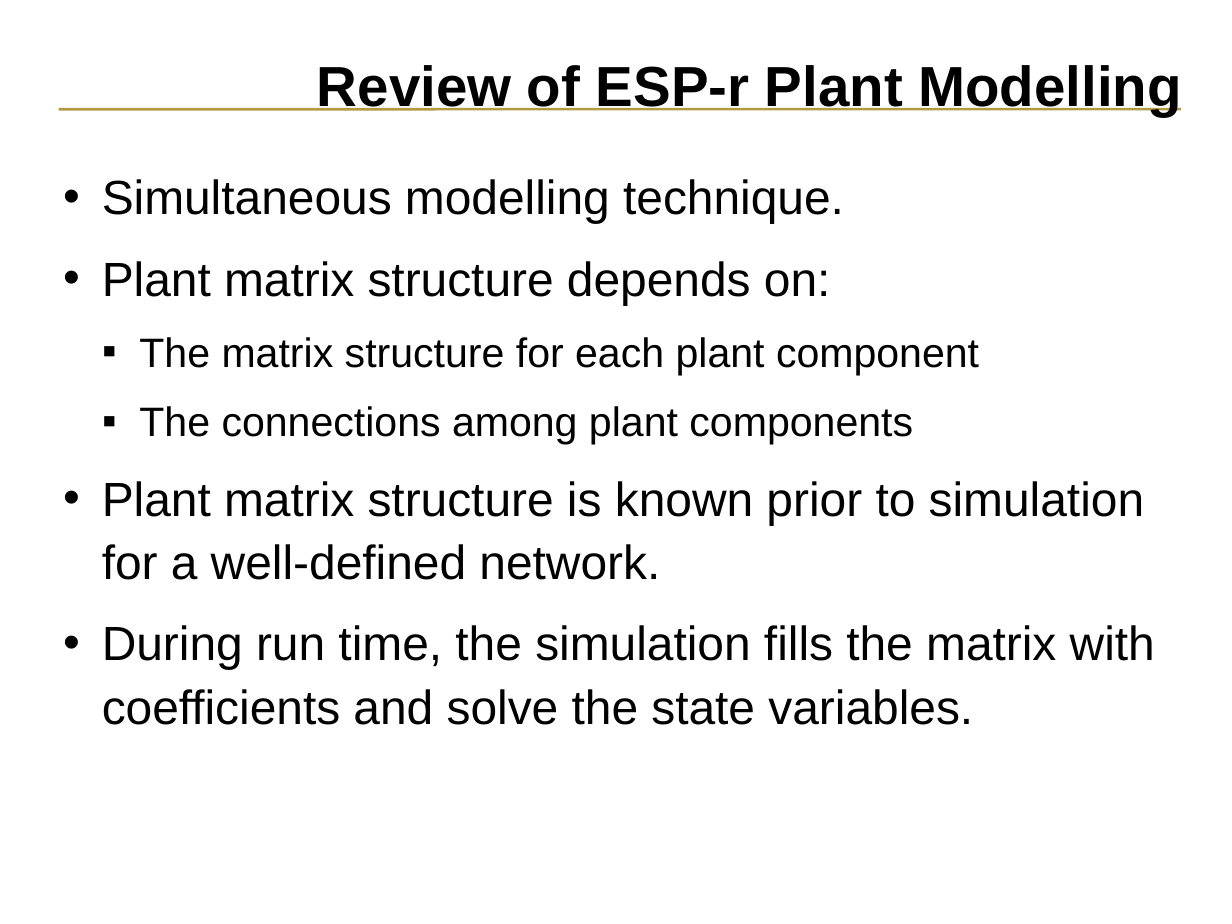
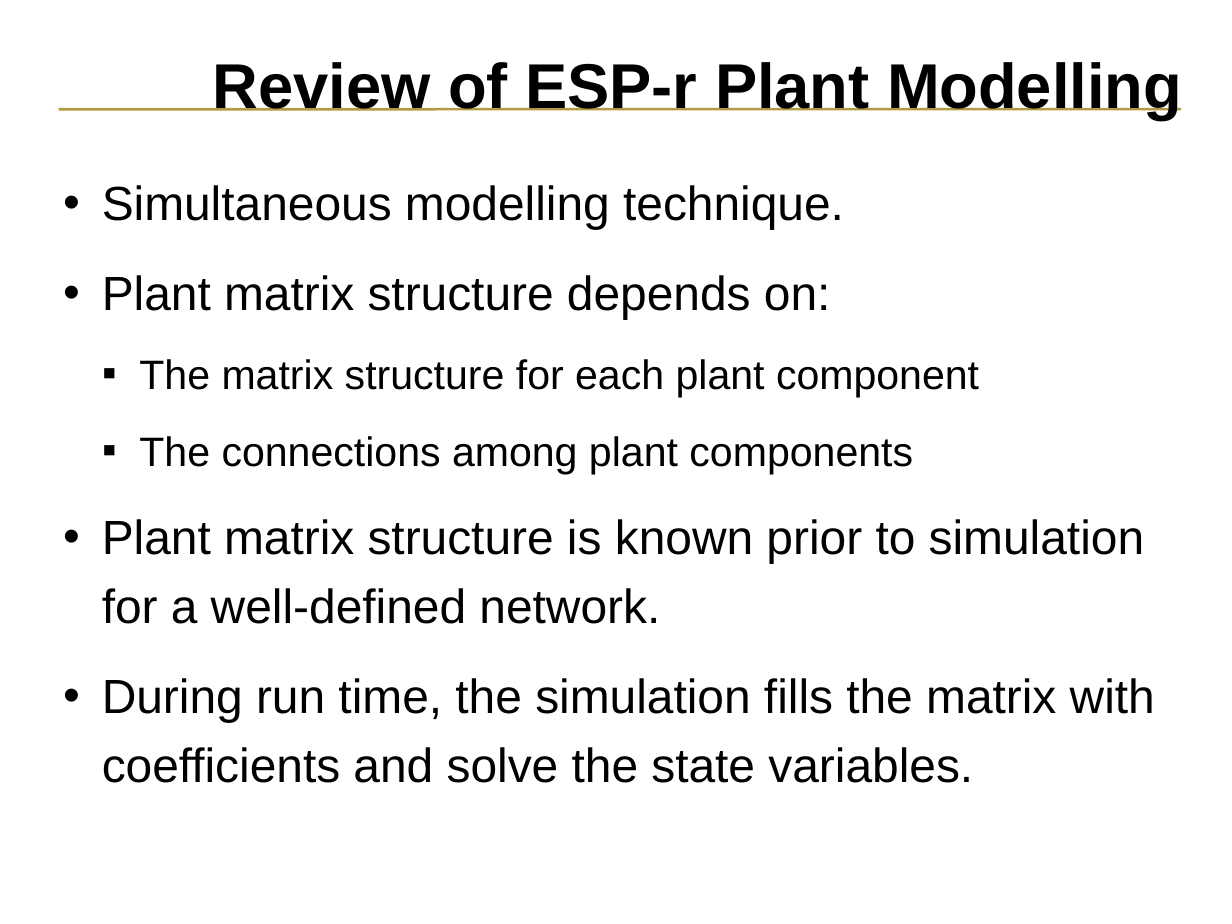
Before and after one commit to ESP-rCommunity/ESPrExtras, a slide deck: slide 7 of training/NRCan_course_materials/trnsys_coupling/trnsys_coupling.ppt. Drawn at 1232x924 pixels with LibreOffice and Linux fonts; fonts in the diff are those of the drawing. Boxes give left, top, right and bottom in pixels: in the first picture for what was removed or moved away, otherwise in the second. Text is boxed around its words. In the diff, an @@ line names an element or a change of style, - is before the commit and + after.

```diff
--- a/training/NRCan_course_materials/trnsys_coupling/trnsys_coupling.ppt
+++ b/training/NRCan_course_materials/trnsys_coupling/trnsys_coupling.ppt
@@ title "Review of ESP-r Plant Modelling" at box(213, 62, 1182, 120): size 33 to 37 pt @@
@@ text "Simultaneous modelling technique." at box(102, 185, 1155, 783): line spacing 1.1 to 1.2; more space between paragraphs @@
```
Also in this commit, not shown: 32 other slides changed, 11 slides added, 5 other files.
